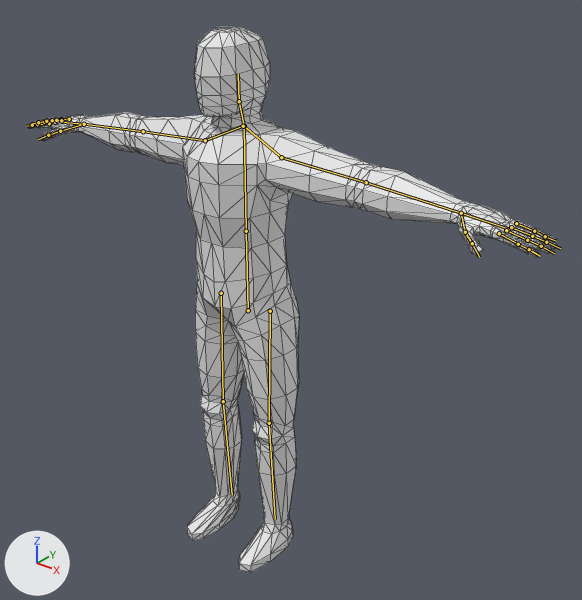
Before and after pictures for a commit that changed the glTF model assets/glb/humanoid/Humanoid.glb.
Before and after are seen from a 50 mm lens placed at (1.6, -1.74, 2.09), pointed at (0.14, 0.09, 0.96). Every picture has the same lights, and +X, +Y and +Z are marked at lower left. The older version comes first. The bones that change, and the others that lie on the model, are drawn over the model as lines. Mesh edges are drawn as thin lines.

Objects in the first picture: 'Mang'.
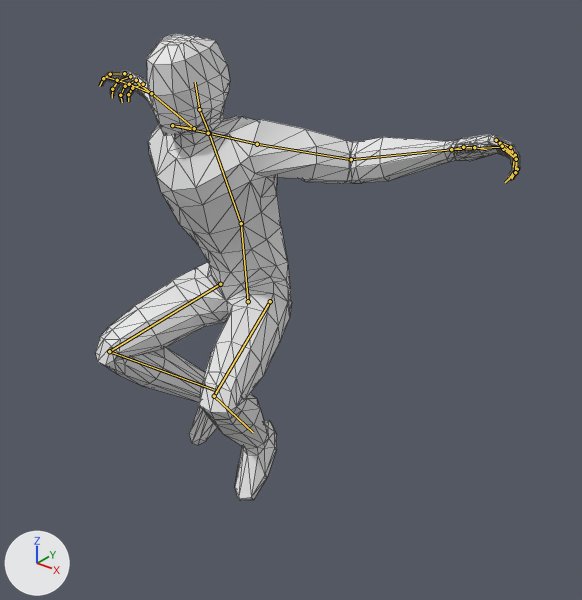
The newer file adds an action. The first version stands in its rest pose; the second is drawn at frame 7 of the action 'Fall'.

Changed parts and their boxes (x1, y1, x2, y2) in the pictures (582 x 600 px):
'Mang', posed (20% narrower, 14% shorter)
    before: (27, 27, 557, 572)
    after: (95, 34, 520, 501)
bone 'Body', root to tip
    before: (248, 310) to (246, 231)
    after: (248, 301) to (241, 223)
bone 'Thorax', root to tip
    before: (246, 231) to (244, 126)
    after: (241, 223) to (209, 133)
bone 'Neck', root to tip
    before: (244, 126) to (239, 101)
    after: (209, 133) to (199, 109)
bone 'Shoulder.L', root to tip
    before: (244, 126) to (281, 157)
    after: (209, 133) to (257, 144)
bone 'UpperArm.L', root to tip
    before: (281, 157) to (366, 182)
    after: (257, 144) to (351, 159)
bone 'Forearm.L', root to tip
    before: (366, 182) to (461, 213)
    after: (351, 159) to (451, 149)
bone 'FingerIndex1.L', root to tip
    before: (499, 233) to (518, 244)
    after: (496, 140) to (510, 147)
bone 'FingerIndex2.L', root to tip
    before: (518, 244) to (529, 249)
    after: (510, 147) to (514, 156)
bone 'FingerIndex3.L', root to tip
    before: (529, 249) to (540, 256)
    after: (514, 156) to (513, 167)
bone 'FingerMiddle1.L', root to tip
    before: (506, 230) to (527, 240)
    after: (500, 143) to (515, 155)
bone 'FingerMiddle2.L', root to tip
    before: (527, 240) to (541, 246)
    after: (515, 155) to (516, 168)
bone 'FingerMiddle3.L', root to tip
    before: (541, 246) to (554, 253)
    after: (516, 168) to (508, 179)
bone 'FingerPinky1.L', root to tip
    before: (516, 223) to (534, 231)
    after: (503, 149) to (516, 159)
bone 'FingerPinky2.L', root to tip
    before: (534, 231) to (545, 236)
    after: (516, 159) to (517, 169)
bone 'FingerPinky3.L', root to tip
    before: (545, 236) to (556, 241)
    after: (517, 169) to (511, 178)
bone 'FingerRing1.L', root to tip
    before: (511, 227) to (532, 236)
    after: (502, 146) to (516, 159)
bone 'FingerRing2.L', root to tip
    before: (532, 236) to (546, 242)
    after: (516, 159) to (515, 172)
bone 'FingerRing3.L', root to tip
    before: (546, 242) to (560, 248)
    after: (515, 172) to (505, 182)
bone 'Shoulder.R', root to tip
    before: (243, 126) to (205, 140)
    after: (208, 133) to (172, 125)
bone 'UpperArm.R', root to tip
    before: (205, 140) to (143, 131)
    after: (172, 125) to (194, 128)
bone 'Forearm.R', root to tip
    before: (143, 131) to (84, 124)
    after: (194, 128) to (151, 93)
bone 'FingerIndex1.R', root to tip
    before: (49, 123) to (37, 124)
    after: (124, 73) to (110, 74)
bone 'FingerIndex2.R', root to tip
    before: (37, 124) to (32, 125)
    after: (110, 74) to (103, 78)
bone 'FingerIndex3.R', root to tip
    before: (32, 125) to (26, 126)
    after: (103, 78) to (99, 86)
bone 'FingerMiddle1.R', root to tip
    before: (55, 122) to (44, 122)
    after: (130, 76) to (118, 81)
bone 'FingerMiddle2.R', root to tip
    before: (44, 122) to (38, 122)
    after: (118, 81) to (112, 89)
bone 'FingerMiddle3.R', root to tip
    before: (38, 122) to (32, 123)
    after: (112, 89) to (112, 98)
bone 'FingerPinky1.R', root to tip
    before: (69, 119) to (61, 119)
    after: (143, 84) to (132, 88)
bone 'FingerPinky2.R', root to tip
    before: (61, 119) to (56, 120)
    after: (132, 88) to (128, 94)
bone 'FingerPinky3.R', root to tip
    before: (56, 120) to (52, 120)
    after: (128, 94) to (128, 101)
bone 'FingerRing1.R', root to tip
    before: (61, 120) to (52, 120)
    after: (136, 80) to (125, 86)
bone 'FingerRing2.R', root to tip
    before: (52, 120) to (46, 121)
    after: (125, 86) to (120, 95)
bone 'FingerRing3.R', root to tip
    before: (46, 121) to (41, 122)
    after: (120, 95) to (122, 102)
bone 'UpperLeg.L', root to tip
    before: (270, 311) to (269, 423)
    after: (270, 301) to (214, 396)
bone 'LowerLeg.L', root to tip
    before: (269, 423) to (275, 519)
    after: (214, 396) to (253, 432)
bone 'UpperLeg.R', root to tip
    before: (221, 293) to (223, 401)
    after: (220, 284) to (109, 351)
bone 'LowerLeg.R', root to tip
    before: (223, 401) to (232, 495)
    after: (109, 351) to (214, 390)

The change in detail:
Bone 'Body' (bone_body) moves from (0.0, 0.0, 0.0) to (0.0, 0.034, 0.0).
Bone 'Body' (bone_body) turns from (0, 0, 0) to (5, 0, 0) degrees about its own x, y and z.
Bone 'Thorax' (bone_thorax) turns from (0, 0, 0) to (17, 0, 0) degrees about its own x, y and z.
Bone 'Neck' (bone_neck) turns from (0, 0, 0) to (-11, 0, 0) degrees about its own x, y and z.
Bone 'Shoulder.L' (bone_shoulder_l) turns from (0, 0, 0) to (-8, 1, 19) degrees about its own x, y and z.
Bone 'UpperArm.L' (bone_upperarm_l) turns from (0, 0, 0) to (-65, -49, 1) degrees about its own x, y and z.
Bone 'Forearm.L' (bone_forearm_l) turns from (0, 0, 0) to (48, 0, 0) degrees about its own x, y and z.
Bone 'FingerIndex1.L' (bone_fingerindex1_l) turns from (0, 0, 0) to (15, 0, -28) degrees about its own x, y and z.
Bone 'FingerIndex2.L' (bone_fingerindex2_l) turns from (0, 0, 0) to (0, 0, -28) degrees about its own x, y and z.
Bone 'FingerIndex3.L' (bone_fingerindex3_l) turns from (0, 0, 0) to (0, 0, -28) degrees about its own x, y and z.
Bone 'FingerMiddle1.L' (bone_fingermiddle1_l) turns from (0, 0, 0) to (5, 0, -38) degrees about its own x, y and z.
Bone 'FingerMiddle2.L' (bone_fingermiddle2_l) turns from (0, 0, 0) to (0, 0, -38) degrees about its own x, y and z.
Bone 'FingerMiddle3.L' (bone_fingermiddle3_l) turns from (0, 0, 0) to (0, 0, -38) degrees about its own x, y and z.
Bone 'FingerPinky1.L' (bone_fingerpinky1_l) turns from (0, 0, 0) to (8, 0, -37) degrees about its own x, y and z.
Bone 'FingerPinky2.L' (bone_fingerpinky2_l) turns from (0, 0, 0) to (0, 0, -37) degrees about its own x, y and z.
Bone 'FingerPinky3.L' (bone_fingerpinky3_l) turns from (0, 0, 0) to (0, 0, -37) degrees about its own x, y and z.
Bone 'FingerRing1.L' (bone_fingerring1_l) turns from (0, 0, 0) to (4, 0, -42) degrees about its own x, y and z.
Bone 'FingerRing2.L' (bone_fingerring2_l) turns from (0, 0, 0) to (0, 0, -42) degrees about its own x, y and z.
Bone 'FingerRing3.L' (bone_fingerring3_l) turns from (0, 0, 0) to (0, 0, -42) degrees about its own x, y and z.
Bone 'Shoulder.R' (bone_shoulder_r) turns from (0, 0, 0) to (-8, -1, -19) degrees about its own x, y and z.
Bone 'UpperArm.R' (bone_upperarm_r) turns from (0, 0, 0) to (-67, 52, -5) degrees about its own x, y and z.
Bone 'Forearm.R' (bone_forearm_r) turns from (0, 0, 0) to (48, 0, 0) degrees about its own x, y and z.
Bone 'FingerIndex1.R' (bone_fingerindex1_r) turns from (0, 0, 0) to (15, 0, 30) degrees about its own x, y and z.
Bone 'FingerIndex2.R' (bone_fingerindex2_r) turns from (0, 0, 0) to (0, 0, 30) degrees about its own x, y and z.
Bone 'FingerIndex3.R' (bone_fingerindex3_r) turns from (0, 0, 0) to (0, 0, 30) degrees about its own x, y and z.
Bone 'FingerMiddle1.R' (bone_fingermiddle1_r) turns from (0, 0, 0) to (5, 0, 41) degrees about its own x, y and z.
Bone 'FingerMiddle2.R' (bone_fingermiddle2_r) turns from (0, 0, 0) to (0, 0, 41) degrees about its own x, y and z.
Bone 'FingerMiddle3.R' (bone_fingermiddle3_r) turns from (0, 0, 0) to (0, 0, 41) degrees about its own x, y and z.
Bone 'FingerPinky1.R' (bone_fingerpinky1_r) turns from (0, 0, 0) to (8, 0, 43) degrees about its own x, y and z.
Bone 'FingerPinky2.R' (bone_fingerpinky2_r) turns from (0, 0, 0) to (0, 0, 43) degrees about its own x, y and z.
Bone 'FingerPinky3.R' (bone_fingerpinky3_r) turns from (0, 0, 0) to (0, 0, 43) degrees about its own x, y and z.
Bone 'FingerRing1.R' (bone_fingerring1_r) turns from (0, 0, 0) to (4, 0, 46) degrees about its own x, y and z.
Bone 'FingerRing2.R' (bone_fingerring2_r) turns from (0, 0, 0) to (0, 0, 46) degrees about its own x, y and z.
Bone 'FingerRing3.R' (bone_fingerring3_r) turns from (0, 0, 0) to (0, 0, 46) degrees about its own x, y and z.
Bone 'UpperLeg.L' (bone_upperleg_l) moves from (0.0, 0.0, 0.0) to (0.001, -0.034, 0.0).
Bone 'UpperLeg.L' (bone_upperleg_l) turns from (0, 0, 0) to (17, -7, -74) degrees about its own x, y and z.
Bone 'LowerLeg.L' (bone_lowerleg_l) turns from (0, 0, 0) to (0, 0, 112) degrees about its own x, y and z.
Bone 'UpperLeg.R' (bone_upperleg_r) moves from (0.0, 0.0, 0.0) to (-0.001, -0.034, 0.0).
Bone 'UpperLeg.R' (bone_upperleg_r) turns from (0, 0, 0) to (21, 8, 69) degrees about its own x, y and z.
Bone 'LowerLeg.R' (bone_lowerleg_r) turns from (0, 0, 0) to (0, 0, -118) degrees about its own x, y and z.
